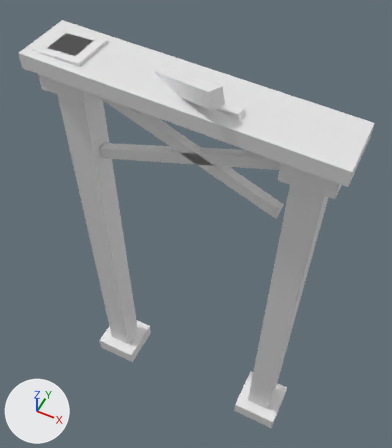
The glTF model assets/source/infrastructure/directorate/conveyors/models/support_heavy_tier1/critical_lod2.glb, before and after one commit.
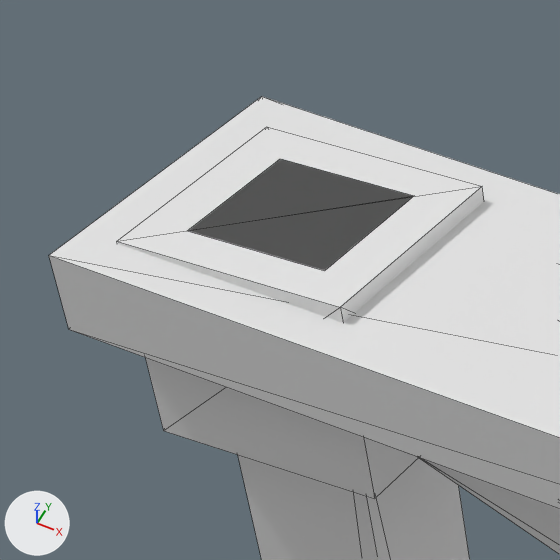
Each version appears first whole from a camera (50 mm lens) standing at (0.1406, -0.2666, 0.5963) and looking at (-0.005, 0.0246, 0.2323), and next in a close-up on the part from 2% to 32% of the width and 0% to 26% of the height. Lighting does not change. The marker at lower left points along +X, +Y and +Z. The first two pictures are the older version. The close-ups show mesh edges as thin lines. Vertices at exactly the same position are counted once.

Names of what the first close-up shows: 'critical_lod2'.
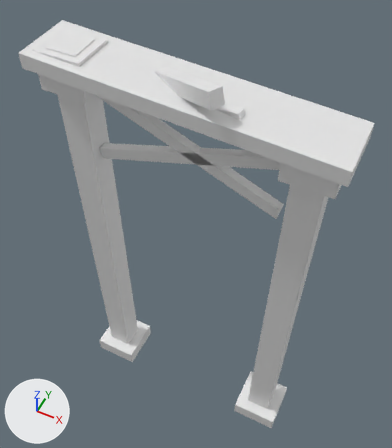
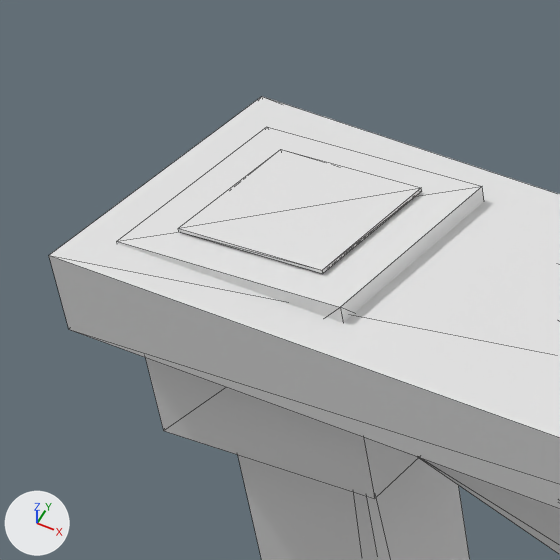
What differs and where, as boxes [x1, y1, x2, y2] in the close-ups (560 x 560 px):
part 1 of me_critical_lod2, added
    after: [178, 149, 422, 274]

The edits, one by one:
me_critical_lod2 is used by ob_critical_lod2; location (0.0, 0.0, 0.0).
me_critical_lod2 had 88 vertices, 132 faces and spanned x -0.114..0.118, y -0.03..0.025, z 0.0..0.415.
me_critical_lod2 now has 96 vertices, 144 faces and spans x -0.114..0.118, y -0.03..0.025, z 0.0..0.415.
me_critical_lod2 part 1: a new loose piece, a box spanning x -0.10111..-0.07667, y -0.01222..0.01222, z 0.40028..0.40083.
